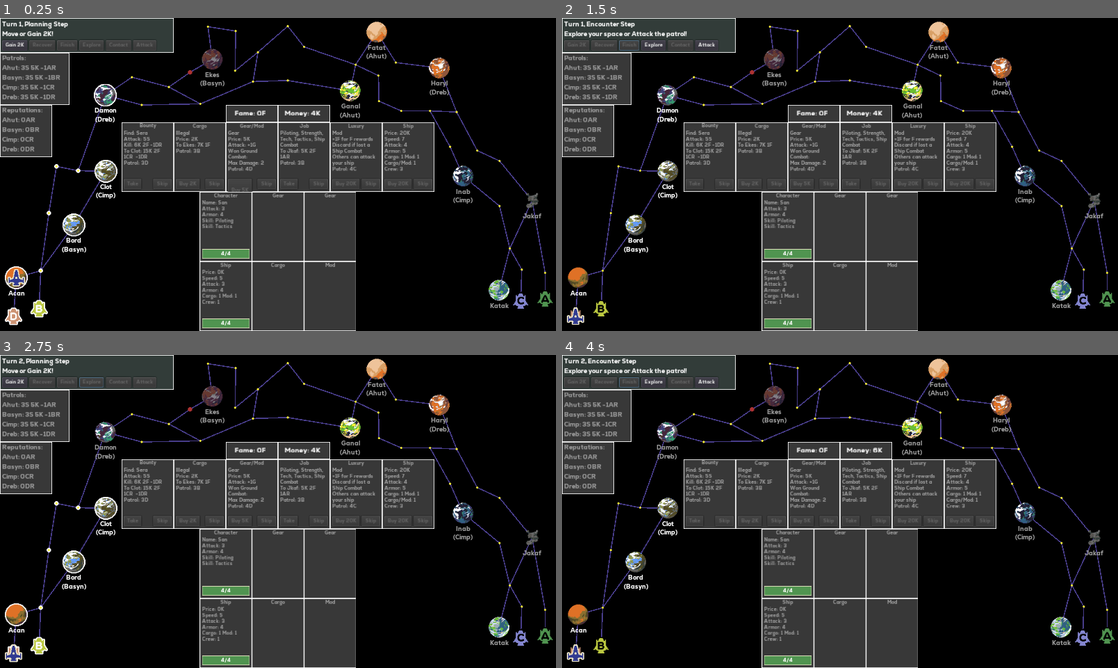
Above: before the commit, frames 1-4 (two rows, left to right).
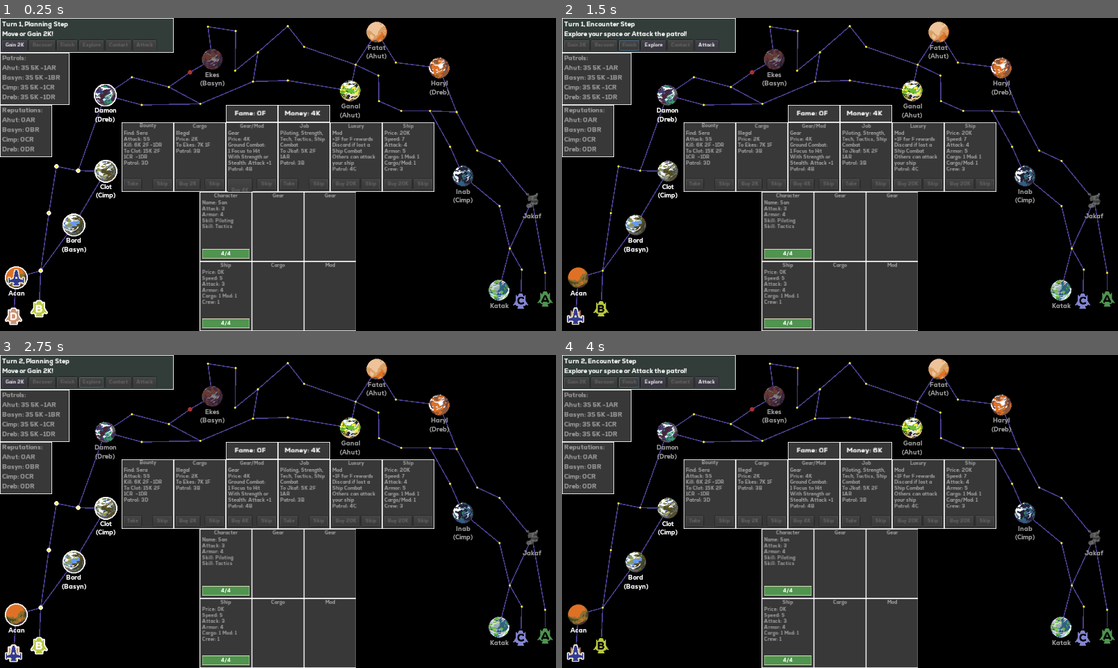
Above: after the commit, the same moments.

Repository: kosinaz/20-parsecs
Game: Godot game, scene res://scenes/ingame.tscn
Two runs of this game, one before a commit and one after it. Both use one fixed random seed, a clock stepped at 60 frames per second and the inputs below.
Inputs (mouse positions are in pixels of both pictures, inside the frame that each line leads up to):
- Up to frame 1 (0.25 s): no input
- Up to frame 2 (1.5 s): click (573, 315) at 0.52 s; click "Finish" at 1.25 s
- Up to frame 3 (2.75 s): click "Explore" at 2 s
- Up to frame 4 (4 s): click "Gain 2K" at 2.75 s; click "Finish" at 3.5 s

The runs differ from the first frame. In frame 1, 0.2% of the frame differs, in the area x 41-49%, y 38-55%; in frame 2, 0.2%; in frame 3, 0.2%; in frame 4, 0.2%.

Commit message:
add grenade

Diff:
--- a/20 Parsecs/scenes/gearmods.gd
+++ b/20 Parsecs/scenes/gearmods.gd
@@ -101,4 +101,12 @@
 		"patrol": "A",
 		"move": 4,
 	},
+	{
+		"type": "Gear",
+		"buy": 8,
+		"name": "grenade",
+		"description": "Attack +2G",
+		"patrol": "D",
+		"move": 3,
+	},
 ]
--- a/20 Parsecs/scenes/ingame.gd
+++ b/20 Parsecs/scenes/ingame.gd
@@ -567,8 +567,10 @@
 	var attack = $"%Character".get_data().attack
 	if has_gear("blaster pistol"):
 		attack += 1
-	if has_gear("blaster rigle"):
+	if has_gear("blaster rifle"):
 		attack += 1
+	if has_gear("grenade"):
+		attack += 2
 	if has_gear("vibroknife") and (is_skilled("Stealth") or is_skilled("Strength")):
 		attack += 1
 	return attack
